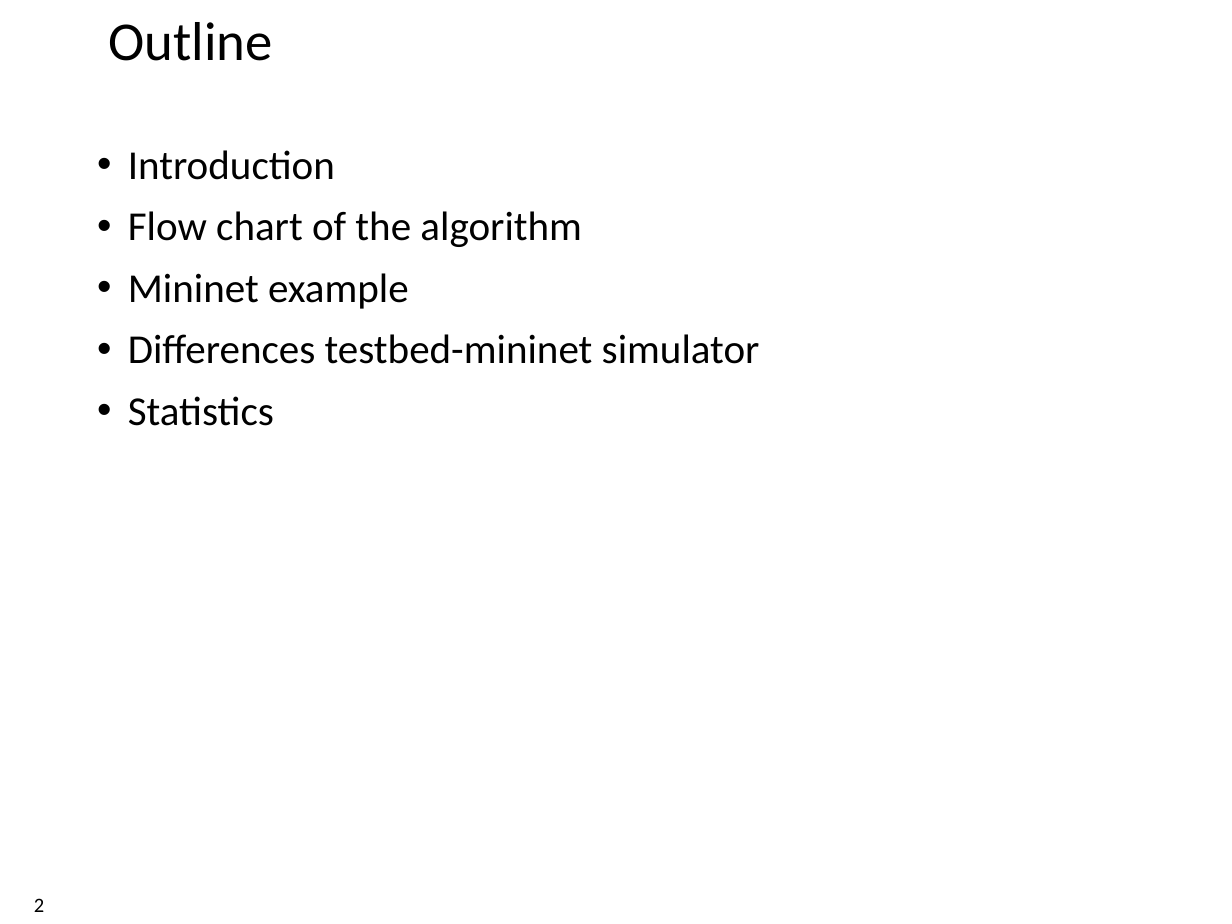
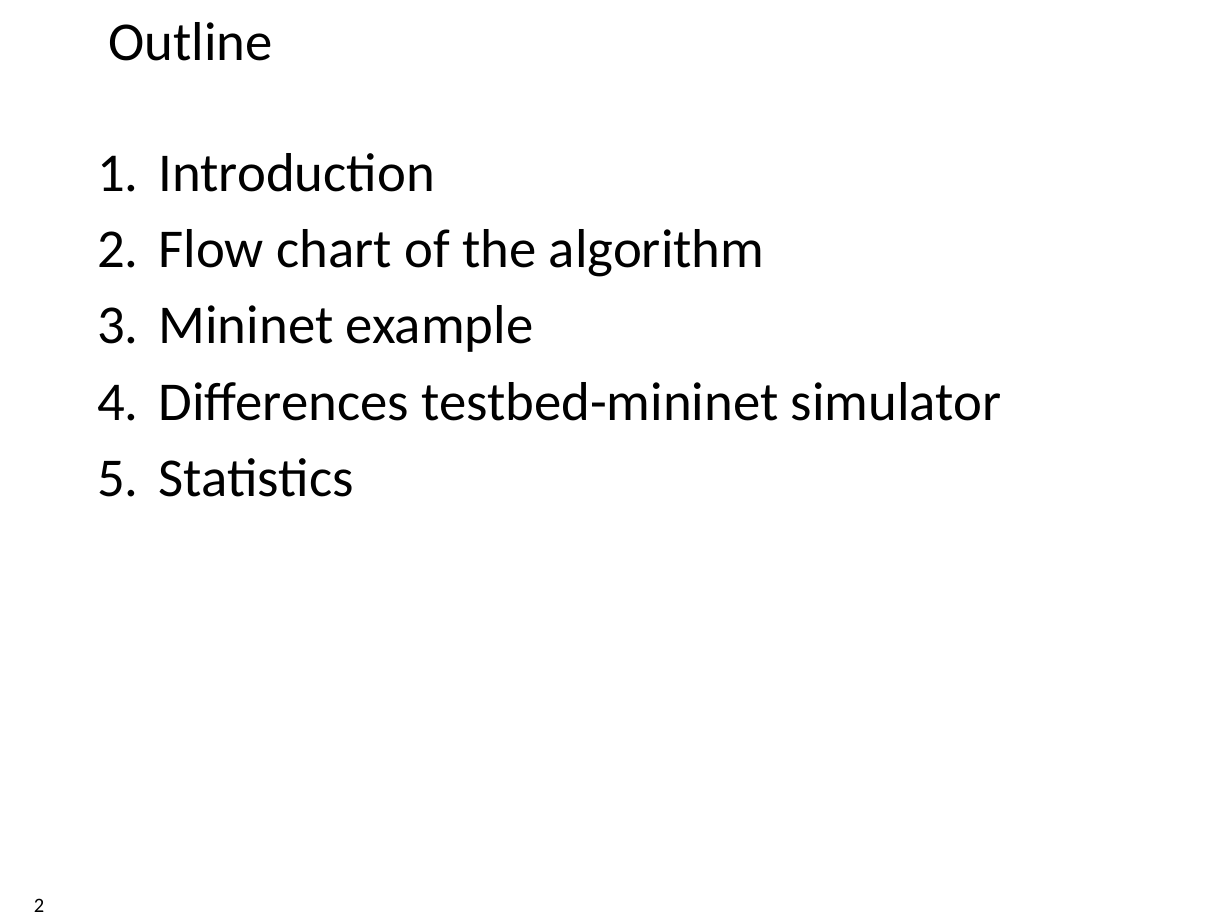
Before and after one commit to xdl907/switching-and-routing-project, a slide deck: slide 2 of template_project_exam__1_.pptx. Drawn at 1232x924 pixels with LibreOffice and Linux fonts; fonts in the diff are those of the drawing; background and template pictures are left out. Boxes give left, top, right and bottom in pixels: in the first picture for what was removed or moved away, otherwise in the second. Text is boxed around its words. In the diff, an @@ line names an element or a change of style, - is before the commit and + after.

```diff
--- a/template_project_exam__1_.pptx
+++ b/template_project_exam__1_.pptx
@@ text "Introduction" at (159, 153, 1001, 497): size 24 to 32 pt; alignment justified to left; bullet • to 1. @@
```
Also in this commit, not shown: 5 other slides changed, 1 slide removed.
